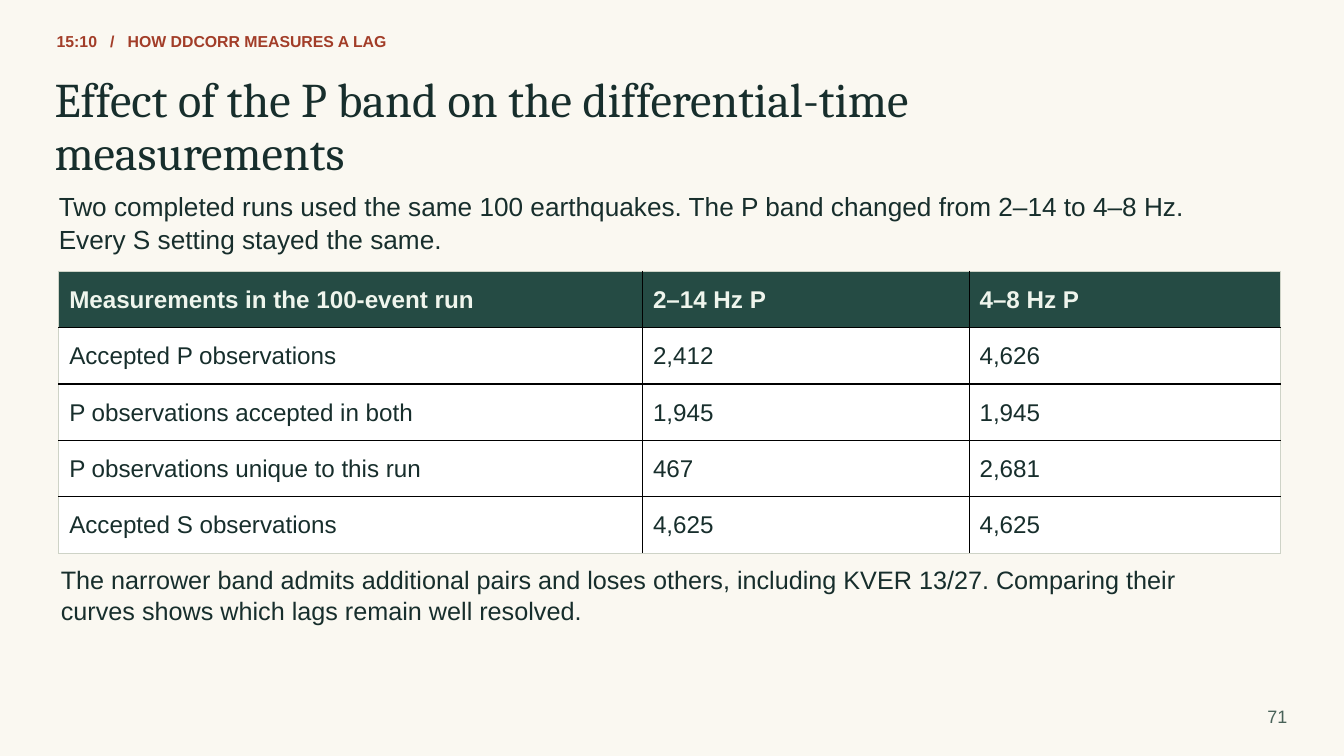
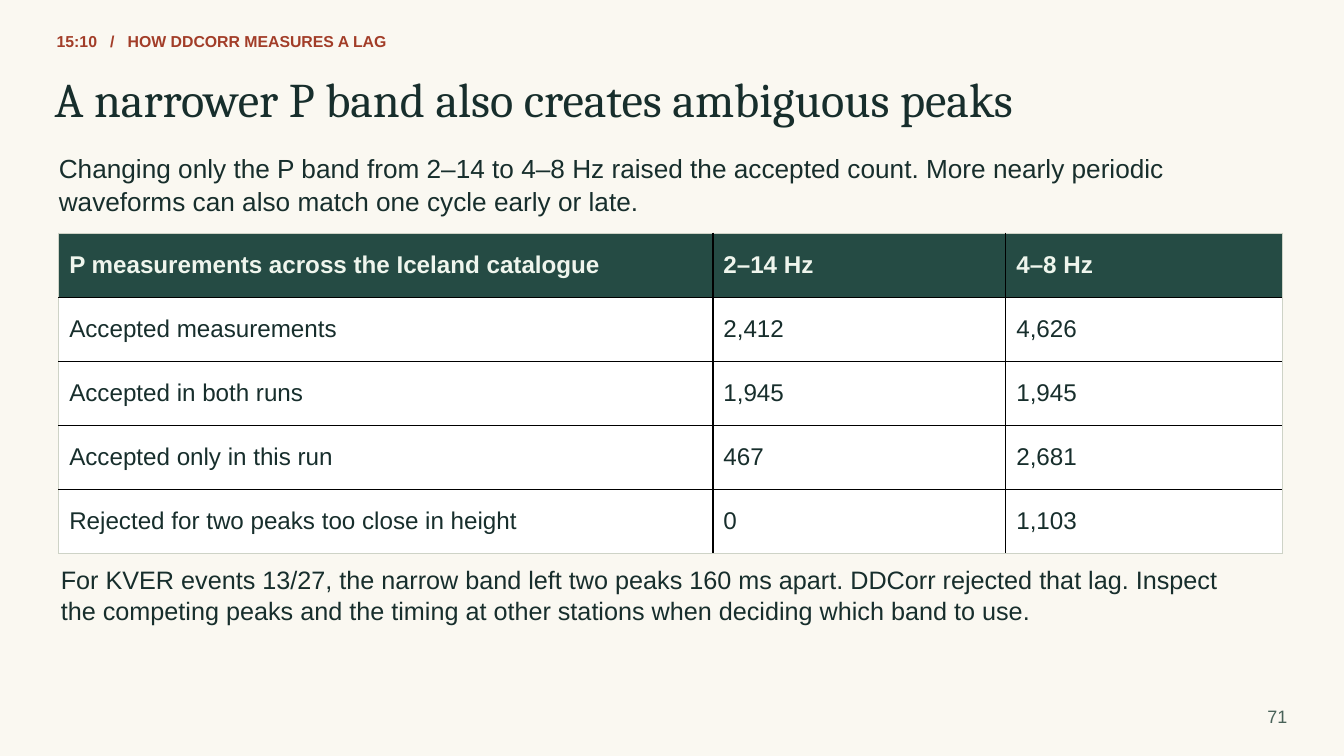
Before and after one commit to eliasrh/DDCorr.jl, a slide deck: slide 71 of teaching/DDCorr_minicourse.pptx. Drawn at 1344x756 pixels with LibreOffice and Linux fonts; fonts in the diff are those of the drawing. Boxes give left, top, right and bottom in pixels: in the first picture for what was removed or moved away, otherwise in the second. Text is boxed around its words. In the diff, an @@ line names an element or a change of style, - is before the commit and + after.

```diff
--- a/teaching/DDCorr_minicourse.pptx
+++ b/teaching/DDCorr_minicourse.pptx
@@ text at (x1=55, y1=83, x2=1013, y2=128): text changed @@
-Effect of the P band on the differential-time
+A narrower P band also creates ambiguous peaks
@@ text removed at (x1=55, y1=142, x2=345, y2=171) @@
-measurements
@@ text at (x1=59, y1=159, x2=1164, y2=184): text changed @@
-Two completed runs used the same 100 earthquakes. The P band changed from 2–14 to 4–8 Hz.
+Changing only the P band from 2–14 to 4–8 Hz raised the accepted count. More nearly periodic
@@ text added at (x1=59, y1=192, x2=638, y2=216), 18.8 pt, text #172E2C @@
+waveforms can also match one cycle early or late.
@@ table at (x1=58, y1=233, x2=1282, y2=554) @@
-row 1: Measurements in the 100-event run | 2–14 Hz P | 4–8 Hz P
+row 1: P measurements across the Iceland catalogue | 2–14 Hz | 4–8 Hz
-row 2, column 1: Accepted P observations
+row 2, column 1: Accepted measurements
-row 3, column 1: P observations accepted in both
+row 3, column 1: Accepted in both runs
-row 4, column 1: P observations unique to this run
+row 4, column 1: Accepted only in this run
-row 5: Accepted S observations | 4,625 | 4,625
+row 5: Rejected for two peaks too close in height | 0 | 1,103
@@ table resized from (x1=58, y1=271, x2=1280, y2=554) to (x1=58, y1=233, x2=1282, y2=554) @@
@@ text removed at (x1=59, y1=230, x2=441, y2=254) @@
-Every S setting stayed the same.
@@ text at (x1=61, y1=570, x2=1217, y2=594): text changed @@
-The narrower band admits additional pairs and loses others, including KVER 13/27. Comparing their
+For KVER events 13/27, the narrow band left two peaks 160 ms apart. DDCorr rejected that lag. Inspect
@@ text at (x1=61, y1=601, x2=1030, y2=625): text changed @@
-curves shows which lags remain well resolved.
+the competing peaks and the timing at other stations when deciding which band to use.
```
Also in this commit, not shown: 14 other slides changed, 3 slides added, 3 slides removed, 23 other files.
